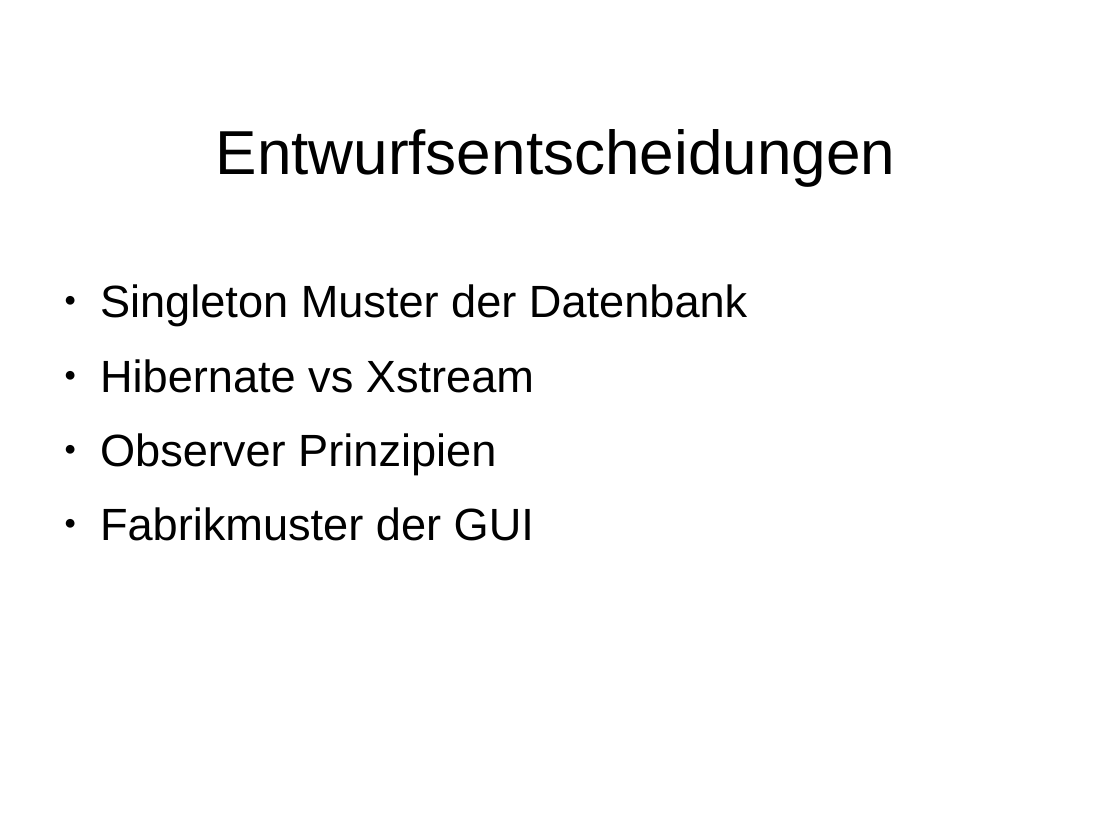
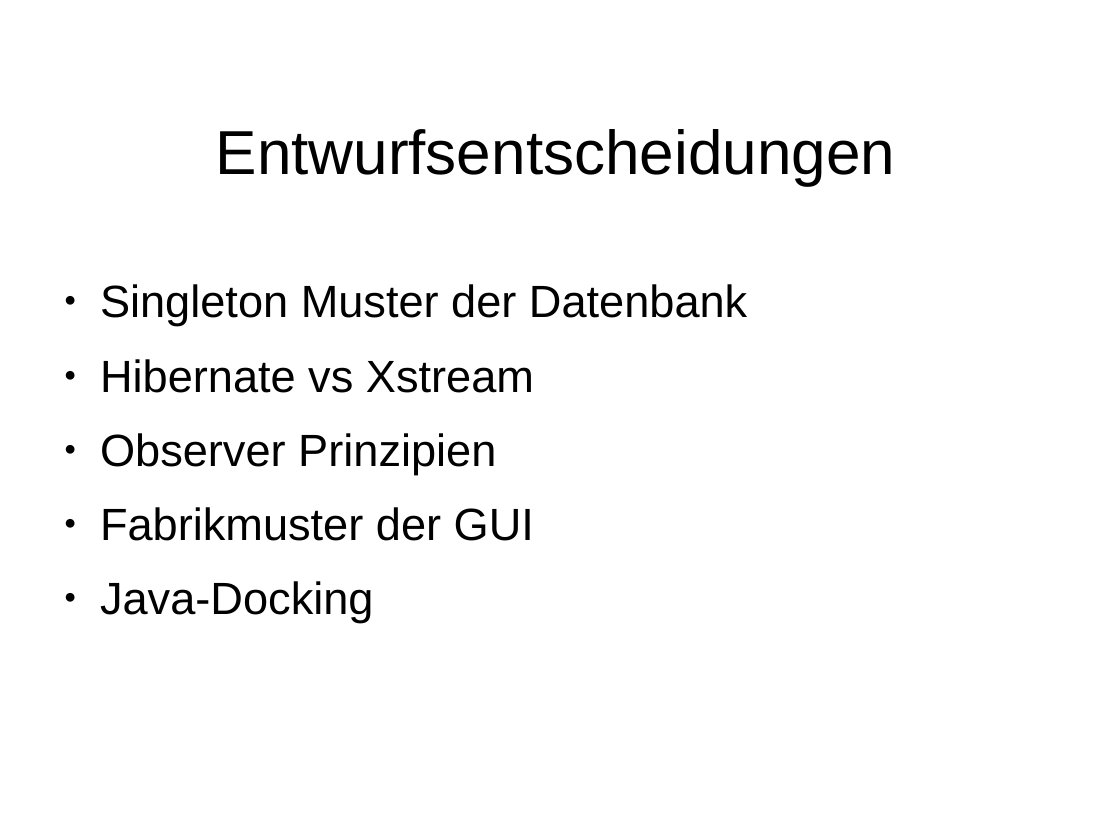
Before and after one commit to benjaminknauer/Dezibel, a slide deck: slide 6 of Präsi/Präsi.odp. Drawn at 1120x840 pixels with LibreOffice and Linux fonts; fonts in the diff are those of the drawing. Boxes give left, top, right and bottom in pixels: in the first picture for what was removed or moved away, otherwise in the second. Text is boxed around its words. In the diff, an @@ line names an element or a change of style, - is before the commit and + after.

Commit message:
javadocking

```diff
--- a/Präsi/Präsi.odp
+++ b/Präsi/Präsi.odp
@@ text at box(100, 581, 374, 623): paragraph added @@
+● Java-Docking
```
